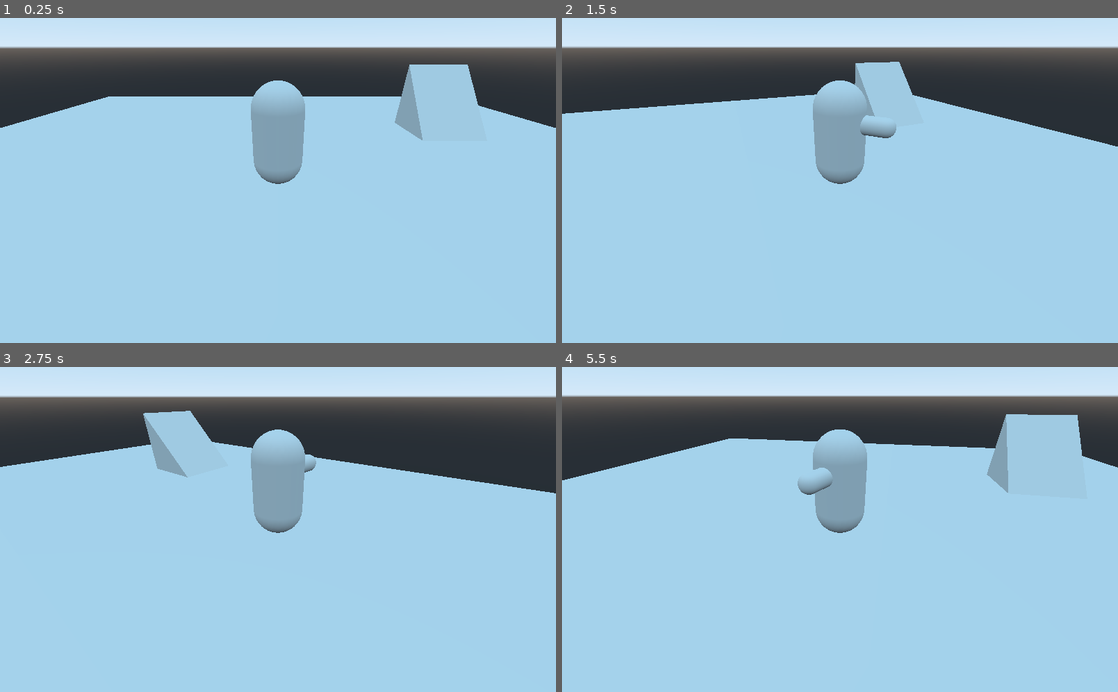
Above: before the commit, frames 1-4 (two rows, left to right).
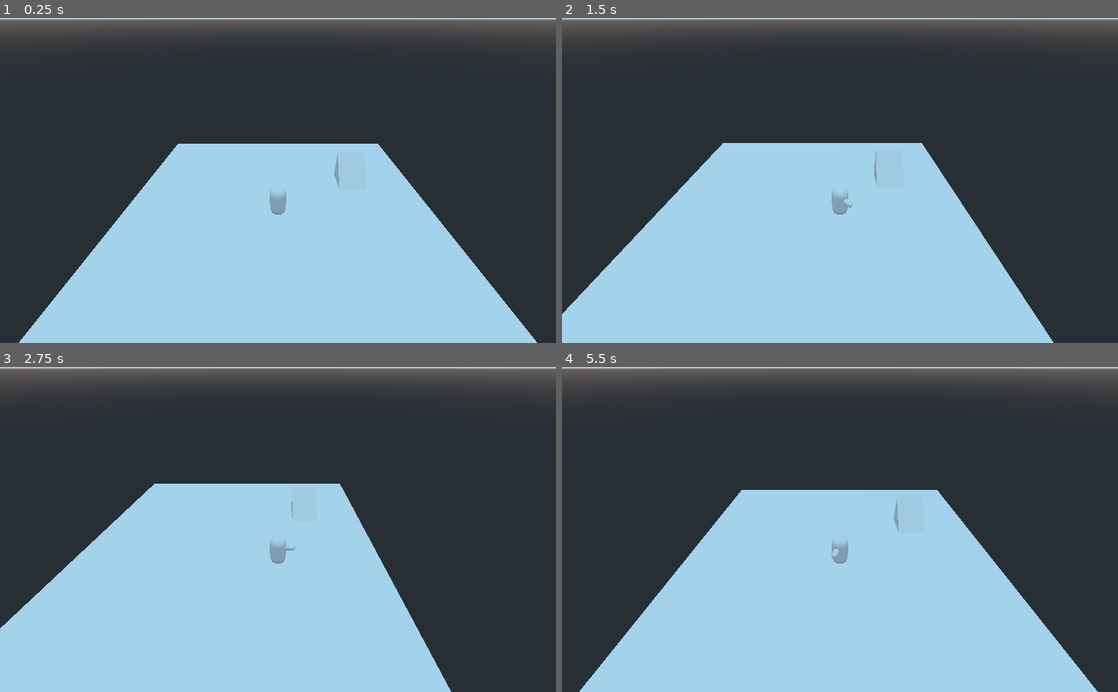
Above: after the commit, the same moments.

Repository: PanLabGameDev/IsoFighter
Game: Godot game, scene res://Game.tscn
The game is run twice, just before and just after one commit, with the same random seed, the same clock (stepped at 60 frames per second) and the same inputs.
Inputs:
- Up to frame 1 (0.25 s): no input
- Up to frame 2 (1.5 s): tap Enter at 0.5 s; hold D 0.53-1.28 s; tap Shift at 0.6 s; tap Space at 0.77 s; hold S from 1.28 s (still down); tap T at 1.35 s
- Up to frame 3 (2.75 s): tap Space at 1.52 s; release S at 2.03 s; hold D from 2.03 s (still down); tap Shift at 2.1 s
- Up to frame 4 (5.5 s): release D at 2.78 s; hold W 2.78-3.53 s; tap T at 2.85, 4.35 s; tap Space at 3.02, 3.77, 4.52 s; hold A 3.53-5.03 s; tap Shift at 3.6, 5.1 s; hold S from 5.03 s (still down)

The runs differ from the first frame. In frame 1, 50% of the frame differs, in the area x 0-100%, y 0-100%; in frame 2, 48%; in frame 3, 47%; in frame 4, 50%.

Commit message:
Add IsoCamera

Diff:
--- a/Game.tscn
+++ b/Game.tscn
@@ -1,8 +1,9 @@
-[gd_scene load_steps=6 format=2]
+[gd_scene load_steps=7 format=2]
 
 [ext_resource path="res://Player/Player.tscn" type="PackedScene" id=1]
 [ext_resource path="res://Ramp.tscn" type="PackedScene" id=2]
 [ext_resource path="res://Camera.gd" type="Script" id=3]
+[ext_resource path="res://IsoCamera.gd" type="Script" id=4]
 
 [sub_resource type="PlaneMesh" id=1]
 
@@ -47,12 +48,12 @@
 
 [node name="CollisionShape2" type="CollisionShape" parent="MeshInstance/StaticBody" index="0"]
 
-shape = SubResource( 3 )
+shape = SubResource( 2 )
 disabled = false
 
 [node name="Player" parent="." index="1" instance=ExtResource( 1 )]
 
-transform = Transform( -4.37114e-008, 0, 1, 0, 1, 0, -1, 0, -4.37114e-008, 0, 0, 0 )
+transform = Transform( -4.37114e-08, 0, 1, 0, 1, 0, -1, 0, -4.37114e-08, 0, 0, 0 )
 _sections_unfolded = [ "Collision", "collision" ]
 
 [node name="Ramp" parent="." index="2" instance=ExtResource( 2 )]
@@ -63,6 +64,7 @@
 [node name="Camera" type="Camera" parent="." index="3"]
 
 transform = Transform( -0.0496073, 0.51281, -0.857068, 0.029632, 0.858502, 0.511953, 0.998329, 0, -0.0577835, -7.13507, 5.45894, 0 )
+visible = false
 keep_aspect = 1
 cull_mask = 1048575
 environment = null
@@ -79,3 +81,21 @@
 distance = 10.0
 height = 5.0
 target_path = "/root/Game/Player"
+
+[node name="IsoCamera" type="Camera" parent="." index="4"]
+
+transform = Transform( -4.37114e-08, 0.573576, -0.819152, 0, 0.819152, 0.573577, 1, 2.50718e-08, -3.58063e-08, -17.3781, 16.1658, 0 )
+keep_aspect = 1
+cull_mask = 1048575
+environment = null
+h_offset = 0.0
+v_offset = 0.0
+doppler_tracking = 0
+projection = 0
+current = true
+fov = 70.3125
+size = 1.0
+near = 0.05
+far = 100.0
+script = ExtResource( 4 )
+_sections_unfolded = [ "Transform" ]
--- /dev/null
+++ b/IsoCamera.gd
@@ -0,0 +1,15 @@
+extends Camera
+
+onready var target = get_parent().get_node("Player")
+
+# settings
+var distance = 30
+
+# members
+var offset
+
+func _ready():
+	offset = (translation - target.translation).normalized() * distance
+
+func _process(delta):
+	translation = target.translation + offset
Not shown: 1 places in Game.tscn that only renumber resources
